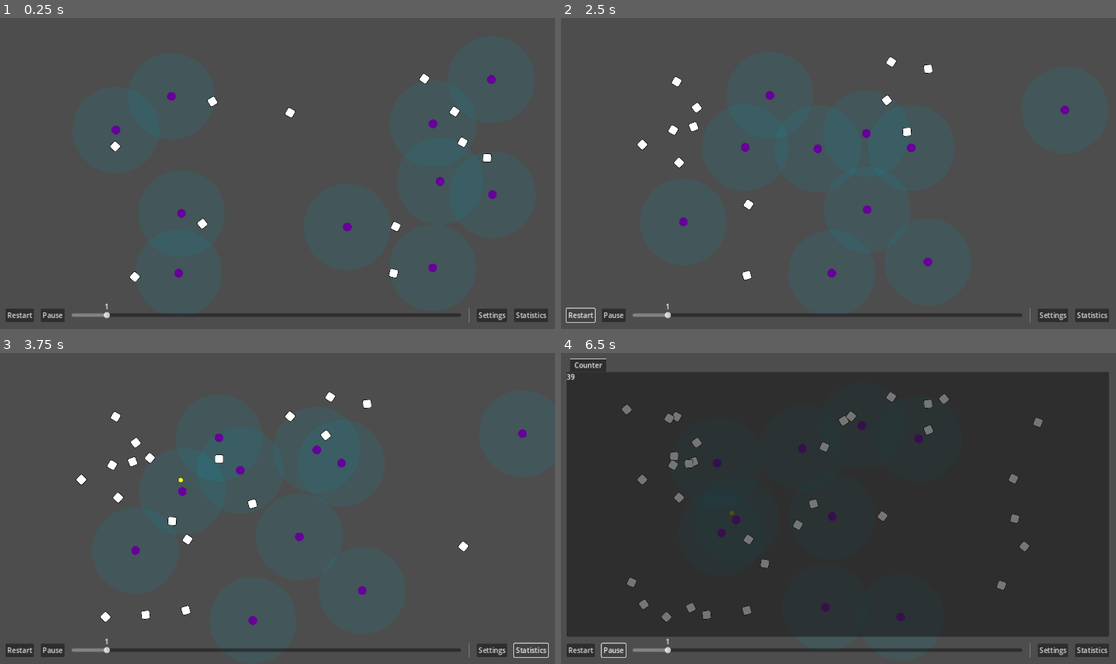
Above: before the commit, frames 1-4 (two rows, left to right).
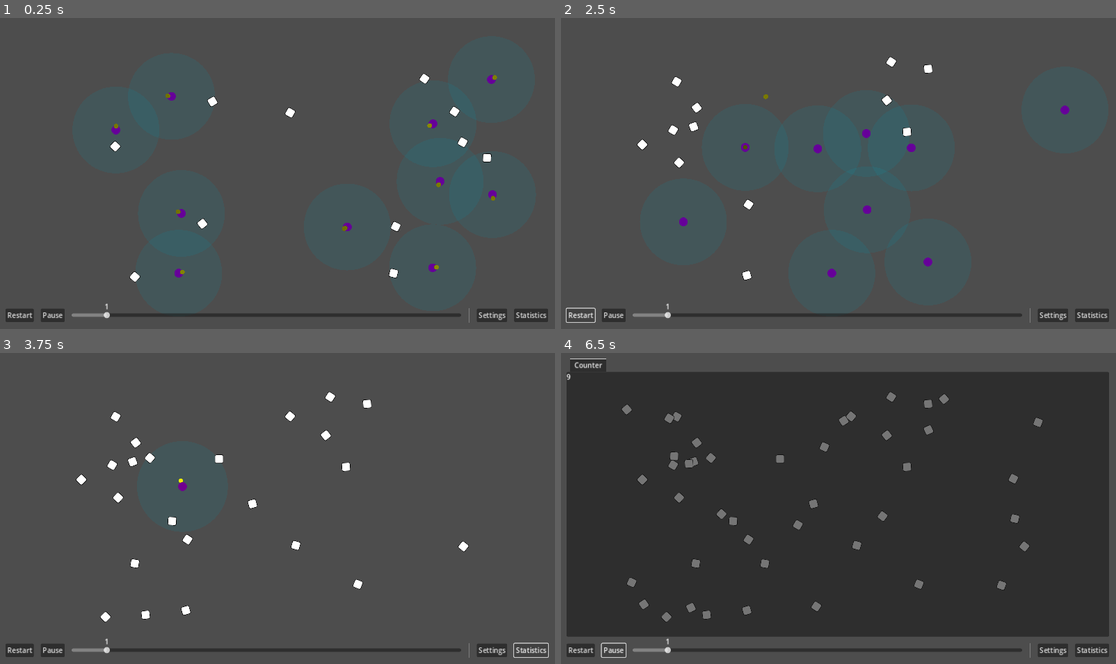
Above: after the commit, the same moments.

Repository: wivest/Natural-Selection
Game: Godot game, scene res://main.tscn
Same seed, same stepped clock (60 frames per second), same inputs: the game is played once before the commit and once after it.
Inputs:
- Up to frame 1 (0.25 s): no input
- Up to frame 2 (2.5 s): click "Restart" at 0.5 s; click "Restart" at 1.25 s; click "Restart" at 2 s
- Up to frame 3 (3.75 s): click "Statistics" at 2.75 s; click "Statistics" at 3.5 s
- Up to frame 4 (6.5 s): click "Statistics" at 4.25 s; click "Pause" at 5 s; click "Continue" at 5.75 s

The runs differ from the first frame. In frame 1, 0.1% of the frame differs, in the area x 20-90%, y 18-83%; in frame 2, less than 0.1%; in frame 3, 0.5%; in frame 4, 0.7%, in the area x 1-66%, y 6-87%.

Commit message:
feat: create creature section

Diff:
--- /dev/null
+++ b/ui/tabs/settings/sections/creature.tscn
@@ -0,0 +1,73 @@
+[gd_scene load_steps=3 format=3 uid="uid://cla45h7wq8vdy"]
+
+[ext_resource type="Script" path="res://ui/tabs/settings/sections/section.gd" id="1_35tgw"]
+[ext_resource type="Script" path="res://ui/tabs/settings/sections/parameter.gd" id="2_77f0r"]
+
+[node name="Food" type="VBoxContainer" node_paths=PackedStringArray("parameters")]
+offset_right = 88.0
+offset_bottom = 35.0
+script = ExtResource("1_35tgw")
+parameters = [NodePath("OnStart/UIParameter"), NodePath("WhenBorn/UIParameter"), NodePath("DivisionLowerBound/UIParameter"), NodePath("ConsumedOnDivision/UIParameter")]
+
+[node name="OnStart" type="HBoxContainer" parent="."]
+layout_mode = 2
+
+[node name="Label" type="Label" parent="OnStart"]
+layout_mode = 2
+size_flags_horizontal = 3
+text = "On start"
+
+[node name="UIParameter" type="SpinBox" parent="OnStart"]
+layout_mode = 2
+size_flags_horizontal = 3
+script = ExtResource("2_77f0r")
+parameter_name = "creatures"
+
+[node name="HSeparator" type="HSeparator" parent="."]
+layout_mode = 2
+
+[node name="Label" type="Label" parent="."]
+layout_mode = 2
+text = "Energy"
+
+[node name="WhenBorn" type="HBoxContainer" parent="."]
+layout_mode = 2
+
+[node name="Label" type="Label" parent="WhenBorn"]
+layout_mode = 2
+size_flags_horizontal = 3
+text = "When born"
+
+[node name="UIParameter" type="SpinBox" parent="WhenBorn"]
+layout_mode = 2
+size_flags_horizontal = 3
+script = ExtResource("2_77f0r")
+parameter_name = "energy_on_start"
+
+[node name="DivisionLowerBound" type="HBoxContainer" parent="."]
+layout_mode = 2
+
+[node name="Label" type="Label" parent="DivisionLowerBound"]
+layout_mode = 2
+size_flags_horizontal = 3
+text = "Division lower bound"
+
+[node name="UIParameter" type="SpinBox" parent="DivisionLowerBound"]
+layout_mode = 2
+size_flags_horizontal = 3
+script = ExtResource("2_77f0r")
+parameter_name = "division_lower_bound"
+
+[node name="ConsumedOnDivision" type="HBoxContainer" parent="."]
+layout_mode = 2
+
+[node name="Label" type="Label" parent="ConsumedOnDivision"]
+layout_mode = 2
+size_flags_horizontal = 3
+text = "Consumed on division"
+
+[node name="UIParameter" type="SpinBox" parent="ConsumedOnDivision"]
+layout_mode = 2
+size_flags_horizontal = 3
+script = ExtResource("2_77f0r")
+parameter_name = "energy_consumed_on_division"
--- a/ui/tabs/settings/settings.tscn
+++ b/ui/tabs/settings/settings.tscn
@@ -1,6 +1,7 @@
-[gd_scene load_steps=2 format=3 uid="uid://d0kcmg1d3jhci"]
+[gd_scene load_steps=3 format=3 uid="uid://d0kcmg1d3jhci"]
 
-[ext_resource type="PackedScene" uid="uid://cla45h7wq8vdy" path="res://ui/tabs/settings/sections/food.tscn" id="1_r1s3c"]
+[ext_resource type="PackedScene" uid="uid://cv8pe02y3l4f" path="res://ui/tabs/settings/sections/food.tscn" id="1_r1s3c"]
+[ext_resource type="PackedScene" uid="uid://cla45h7wq8vdy" path="res://ui/tabs/settings/sections/creature.tscn" id="2_1e7py"]
 
 [node name="Settings" type="TabContainer"]
 anchors_preset = 15
@@ -11,3 +12,7 @@
 
 [node name="Food" parent="." instance=ExtResource("1_r1s3c")]
 layout_mode = 2
+
+[node name="Creature" parent="." instance=ExtResource("2_1e7py")]
+visible = false
+layout_mode = 2
Not shown: 3 places in ui/tabs/settings/sections/food.tscn that only renumber resources
